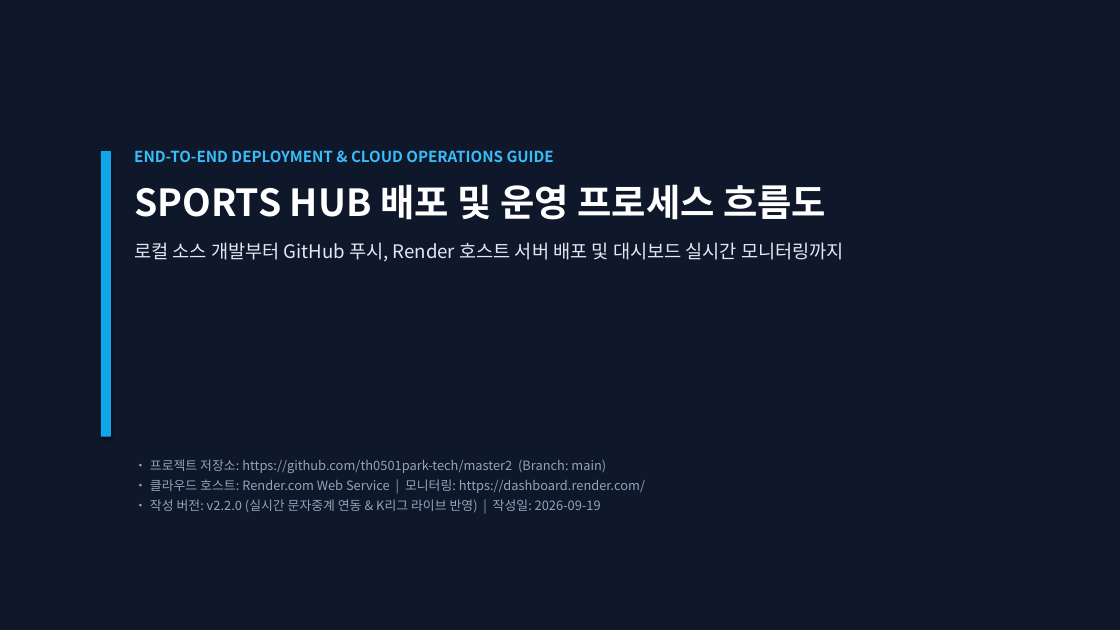
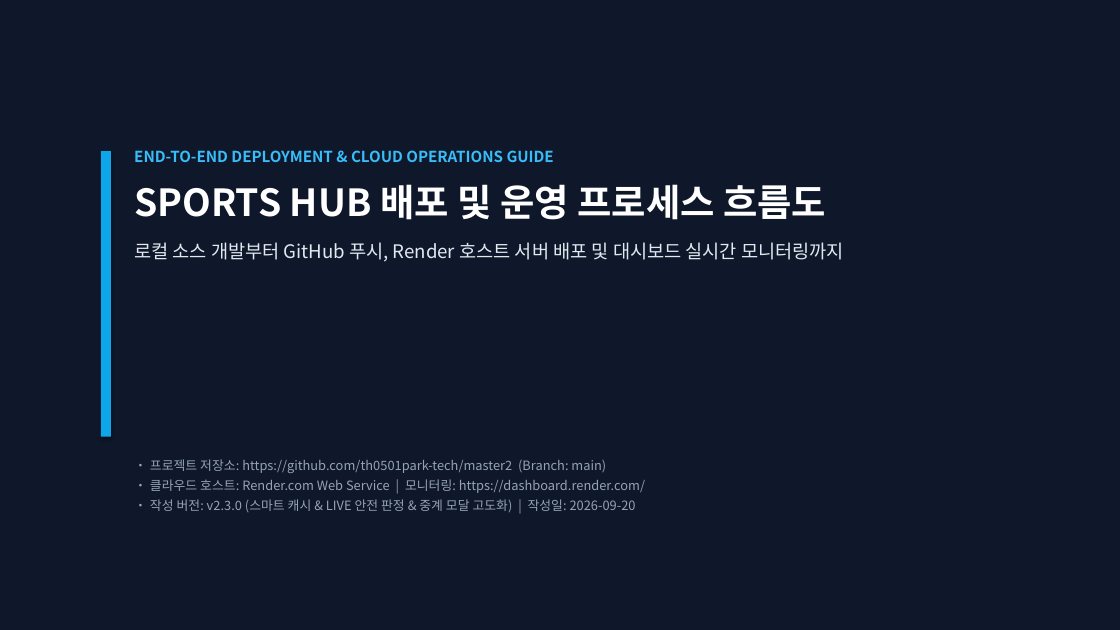
Before and after one commit to th0501park-tech/master2, a slide deck: slide 1 of SPORTS_HUB_배포_및_운영_프로세스_흐름도.pptx. Drawn at 1120x630 pixels with LibreOffice and Linux fonts; fonts in the diff are those of the drawing. Boxes give left, top, right and bottom in pixels: in the first picture for what was removed or moved away, otherwise in the second. Text is boxed around its words. In the diff, an @@ line names an element or a change of style, - is before the commit and + after.

Commit message:
feat: 스마트 캐시 & LIVE 안전 판정 도입, 중계 모달 UX 단독 팝업화, 산출물 v2.3.0 갱신
- KBO/K리그/해외축구/MLB 스마트 캐시 갱신(LIVE 시 25초 주기 실시간 fetch)
- 경기 시작(KST) 기준 안전 종료(야구 5.5h, 축구 3.5h 초과 시 강제 종료) 방어로 LIVE 오류 해결
- MLB 한국시간(KST) 자동 변환, 팀 ID 정정, 네이버 wbaseball gameId 사전 연동
- 실시간 중계 모달 단독 팝업화(자동 window.open 제거 및 [네이버 새 창 보기], [MLB 3D게임데이] 버튼 제공)
- 브라우저 콘솔 오류 3종(onRelayIframeLoaded, artwork 401, Tailwind 경고) 해결
- 프로그램 명세서, README, Excel 및 PPT 산출물 v2.3.0 갱신 (Changelog 시트/슬라이드 반영)

```diff
--- a/SPORTS_HUB_배포_및_운영_프로세스_흐름도.pptx
+++ b/SPORTS_HUB_배포_및_운영_프로세스_흐름도.pptx
@@ text at <box>150,499,636,512</box>: text changed @@
-• 작성 버전: v2.2.0 (실시간 문자중계 연동 & K리그 라이브 반영) | 작성일: 2026-09-19
+• 작성 버전: v2.3.0 (스마트 캐시 & LIVE 안전 판정 & 중계 모달 고도화) | 작성일: 2026-09-20
```
Also in this commit, not shown: 18 other files.
